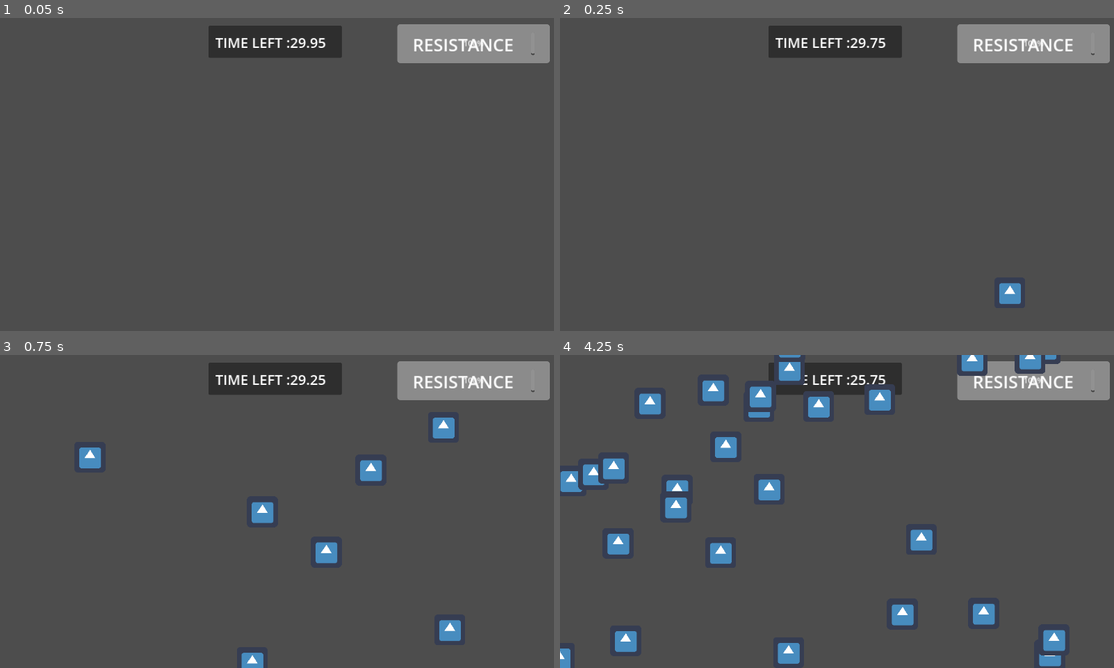
Above: before the commit, frames 1-4 (two rows, left to right).
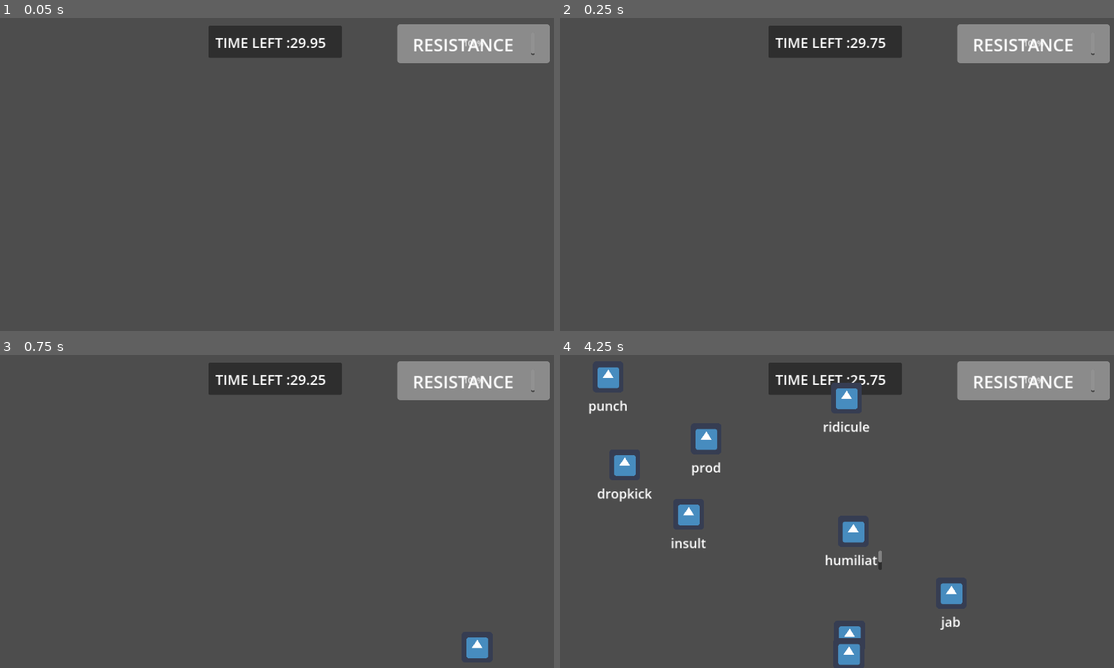
Above: after the commit, the same moments.

Repository: whatgum/GAMEJAM2022
Game: Godot game, scene res://abuse.tscn
Two runs of this game, one before a commit and one after it. Both use one fixed random seed, a clock stepped at 60 frames per second and the inputs below. This scene is started directly instead of the project's main scene. The engine's default icon, where the game draws it, is replaced by a stand-in: a white triangle on a blue panel in a dark square.
Inputs:
- Up to frame 1 (0.05 s): no input
- Up to frame 2 (0.25 s): no input
- Up to frame 3 (0.75 s): tap Enter at 0.5 s
- Up to frame 4 (4.25 s): no input

Frame 1 is identical in both runs. In frame 2, 0.3% of the frame differs, in the area x 79-84%, y 84-92%; in frame 3, 2.0%; in frame 4, 9.7%, in the area x 0-92%, y 0-100%.

Commit message:
made the text game

Diff:
--- a/COPS/FlyingTypeAttack.gd
+++ b/COPS/FlyingTypeAttack.gd
@@ -2,10 +2,56 @@
 
 var to : int
 var positionToGoTo : Vector2
+
+var kickIcon = load("res://icon.png")
+var punchIcon = load("res://icon.png")
+var insultIcon = load("res://icon.png")
+var pokeIcon = load("res://icon.png")
+
+
+@export var blue = Color("#4682b4")
+@export var green = Color("#639765")
+@export var red = Color("#a65455")
+
+var dictOfWords := {
+	"kick" : ["boot", "punt", "kick", "dropkick", "jolt", "calcitrate"],
+	"punch" : ["drill", "jab", "stab", "bore", "pierce", "punch"],
+	"insult" : ["annoy", "insult", "curse", "humiliate", "ridicule","taunt"],
+	"poke" : ["dig", "nudge","shove", "jostle", "prod", "poke"],
+}
+
+var prompt = ""
+var keyArray = [["kick", kickIcon], ["punch", punchIcon], ["insult",insultIcon], ["poke",pokeIcon]]
+
+
 func init(_to : int, positionOfTo : Vector2):
 	to = _to
 	positionToGoTo = positionOfTo
+	var cat = randi_range(0,3);
+	get_child(0).texture = keyArray[cat][1]
+	var words = dictOfWords[keyArray[cat][0]]
+	var word = words[randi_range(0, words.size()-1)]
+	prompt = word
+	get_child(2).text = "[center]" +word
+
 
 func _process(delta):
-	self.position.x = lerp(self.position.x, positionToGoTo.x, delta)
-	self.position.y = lerp(self.position.y, positionToGoTo.y, delta)
+	self.position = self.position.move_toward(positionToGoTo, 300 * delta)
+
+
+func set_next_character(next_character_index: int):
+	var blue_text = get_bbcode_color_tag(blue) + prompt.substr(0, next_character_index) + get_bbcode_end_color_tag()
+	var green_text = get_bbcode_color_tag(green) + prompt.substr(next_character_index, 1) + get_bbcode_end_color_tag()
+	var red_text = ""
+	if next_character_index != prompt.length():
+		red_text = get_bbcode_color_tag(red) + prompt.substr(next_character_index + 1, prompt.length() - next_character_index + 1) + get_bbcode_end_color_tag()
+	get_child(2).text = "[center]" + blue_text + green_text + red_text
+
+
+
+func get_bbcode_color_tag(color: Color) -> String:
+	return "[color=#" + color.to_html(false) + "]"
+
+
+func get_bbcode_end_color_tag() -> String:
+	return "[/color]"
--- a/COPS/FlyingTypeAttack.tscn
+++ b/COPS/FlyingTypeAttack.tscn
@@ -1,7 +1,8 @@
-[gd_scene load_steps=4 format=3 uid="uid://b5bisn7ajl4ep"]
+[gd_scene load_steps=5 format=3 uid="uid://b5bisn7ajl4ep"]
 
 [ext_resource type="Script" path="res://FlyingTypeAttack.gd" id="1_pt5o4"]
 [ext_resource type="Texture2D" uid="uid://bmusuyq6x6k1x" path="res://icon.png" id="2_wftg3"]
+[ext_resource type="Theme" uid="uid://dfuo2s12dh10a" path="res://gameTheme.tres" id="3_q7clu"]
 
 [sub_resource type="RectangleShape2D" id="RectangleShape2D_xp1as"]
 size = Vector2(64, 63)
@@ -17,3 +18,16 @@
 [node name="CollisionShape2D" type="CollisionShape2D" parent="Area2D"]
 position = Vector2(1, -0.5)
 shape = SubResource( "RectangleShape2D_xp1as" )
+
+[node name="RichTextLabel" type="RichTextLabel" parent="."]
+offset_left = -60.0
+offset_top = 40.0
+offset_right = 60.0
+offset_bottom = 80.0
+theme = ExtResource( "3_q7clu" )
+theme_override_font_sizes/normal_font_size = 27
+text = "[center]calcitrate"
+bbcode_enabled = true
+__meta__ = {
+"_edit_use_anchors_": false
+}
--- a/COPS/abuse.tscn
+++ b/COPS/abuse.tscn
@@ -178,7 +178,7 @@
 shape = SubResource( "RectangleShape2D_bui72" )
 
 [node name="Timer" type="Timer" parent="."]
-wait_time = 0.1
+wait_time = 0.4
 
 [connection signal="area_entered" from="placesToGo/left/Area2D" to="placesToGo/left/Area2D" method="_on_area_2d_area_entered"]
 [connection signal="area_entered" from="placesToGo/uperLeft/Area2D" to="placesToGo/uperLeft/Area2D" method="_on_area_2d_area_entered"]
--- a/COPS/placesToGo.gd
+++ b/COPS/placesToGo.gd
@@ -15,6 +15,10 @@
 
 var flyingTypeAttack = load("res://FlyingTypeAttack.tscn")
 
+var activeEnemy = null
+var currLetterIndex = 0
+
+
 func _on_timer_timeout():
 	var rand = RandomNumberGenerator.new()
 	var from = randi_range(0,7)
@@ -24,8 +28,49 @@
 	var arrayOfLocation = dictOfSpace[from]
 	var to = randi_range(0, arrayOfLocation.size()-1)
 	to = arrayOfLocation[to]
-	print("going from :" + String(get_child(from).name) + " to : " + String(get_child(to).name) as String)
 	var newFlyer = flyingTypeAttack.instantiate()
 	newFlyer.init(to, get_child(to).position)
 	self.add_child(newFlyer)
 	newFlyer.position = get_child(from).position
+
+
+func find_new_active_enemy(key):
+	for enemy in self.get_children():
+		if(enemy.get_index() > 7):
+			var prompt = enemy.prompt
+			var next_character = prompt.substr(0, 1)
+			if next_character == key:
+				print("found new enemy that starts with %s" % next_character)
+				activeEnemy = enemy
+				currLetterIndex = 1
+				activeEnemy.set_next_character(currLetterIndex)
+				return
+
+
+func processCurrentEnemy(key):
+	var prompt = activeEnemy.prompt
+	var next_character = prompt.substr(currLetterIndex, 1)
+	if key == next_character:
+		print("successfully typed %s" % key)
+		currLetterIndex += 1
+		activeEnemy.set_next_character(currLetterIndex)
+	if currLetterIndex == prompt.length():
+		print("done")
+		currLetterIndex = -1
+		activeEnemy.queue_free()
+		activeEnemy = null
+
+	else:
+		print("incorrectly typed %s instead of %s" % [key, next_character])
+
+
+func _unhandled_key_input(event):
+	if event is InputEventKey and event.is_pressed() and not event.is_echo():
+		var typed_event = event as InputEventKey
+		var key = OS.get_keycode_string(event.keycode)
+		key = key.to_lower()
+		if activeEnemy == null:
+			find_new_active_enemy(key)
+
+		else:
+			processCurrentEnemy(key)
Not shown: 4 places in COPS/gameTheme.tres that only renumber resources
